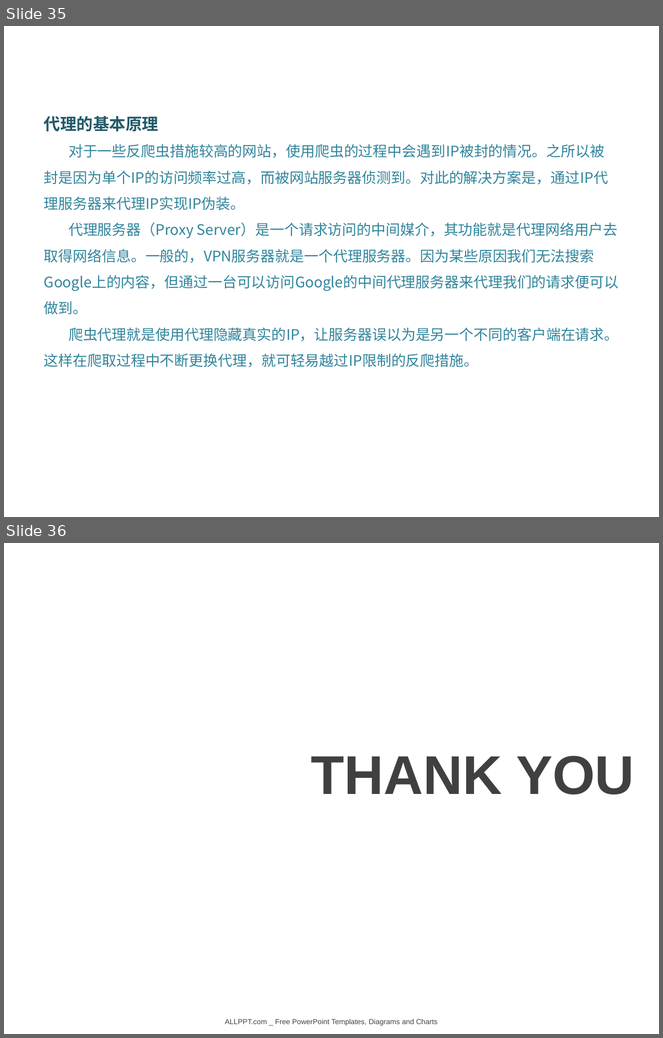
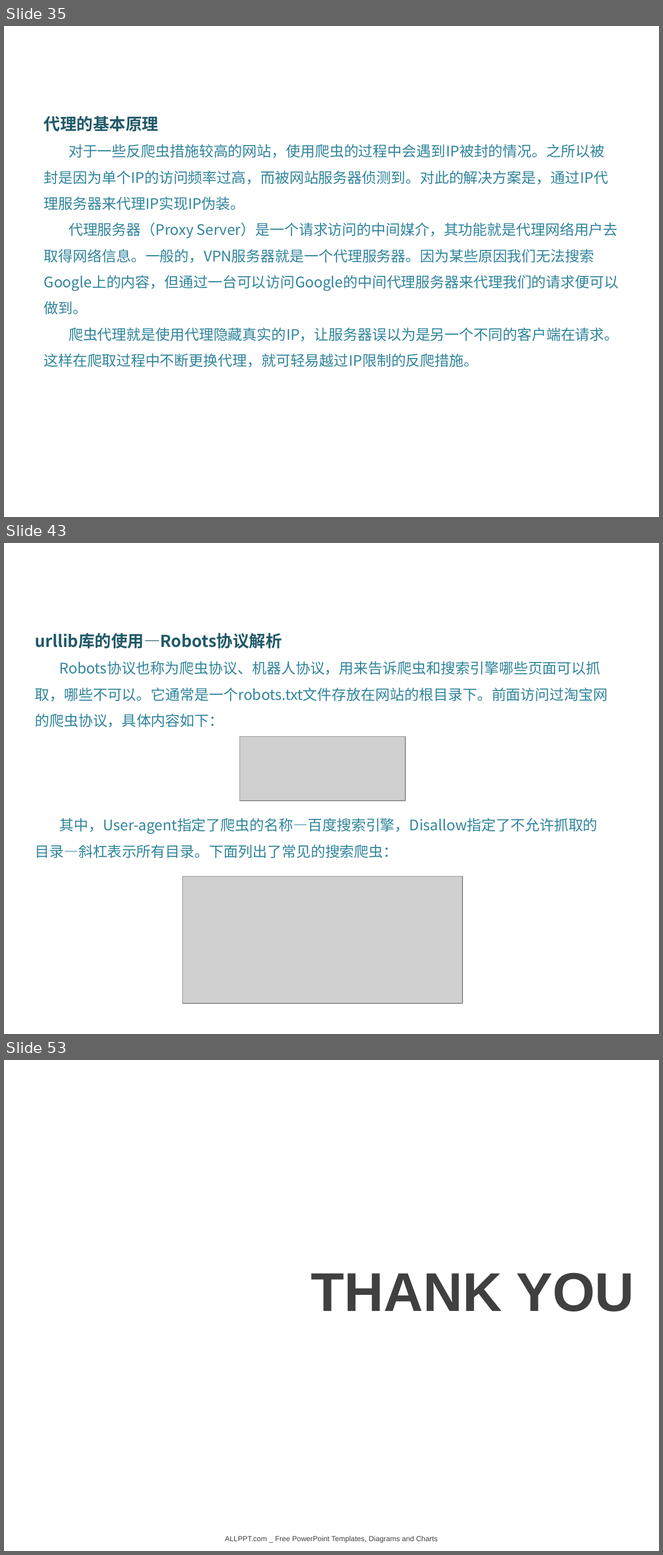
Before and after one commit to DataScienceCoding/Python-Web-Crawler, a slide deck: Python-Web-Crawler.pptx. Shown one above the other, each under a label of ours: slides 35 and 36 before the commit, slides 35, 43 and 53 after it; the slides between them are not shown. The pictures are 663x1038 and 663x1555 pixels, drawn with LibreOffice and Linux fonts; fonts in the diff are those of the drawing; grey boxes stand for pictures; background and template pictures are left out. Boxes give left, top, right and bottom in pixels: in the first picture for what was removed or moved away, otherwise in the second. Text is boxed around its words. In the diff, an @@ line names an element or a change of style, - is before the commit and + after.

```diff
--- a/Python-Web-Crawler.pptx
+++ b/Python-Web-Crawler.pptx
@@ slide 43 added at (4,543,659,1034), background picture (left out) @@
@@ text added at (35,633,608,859), 16 pt, text #31859C @@
+urllib库的使用—Robots协议解析
+Robots协议也称为爬虫协议、机器人协议，用来告诉爬虫和搜索引擎哪些页面可以抓取，哪些不可以。它通常是一个robots.txt文件存放在网站的根目录下。前面访问过淘宝网的爬虫协议，具体内容如下：
+其中，User-agent指定了爬虫的名称—百度搜索引擎，Disallow指定了不允许抓取的目录—斜杠表示所有目录。下面列出了常见的搜索爬虫：
@@ picture added at (240,737,405,801) @@
@@ picture added at (183,876,463,1004) @@
@@ what was slide 36 is now slide 53 @@
```
Also in this commit, not shown: 16 other slides added, 7 other files.
